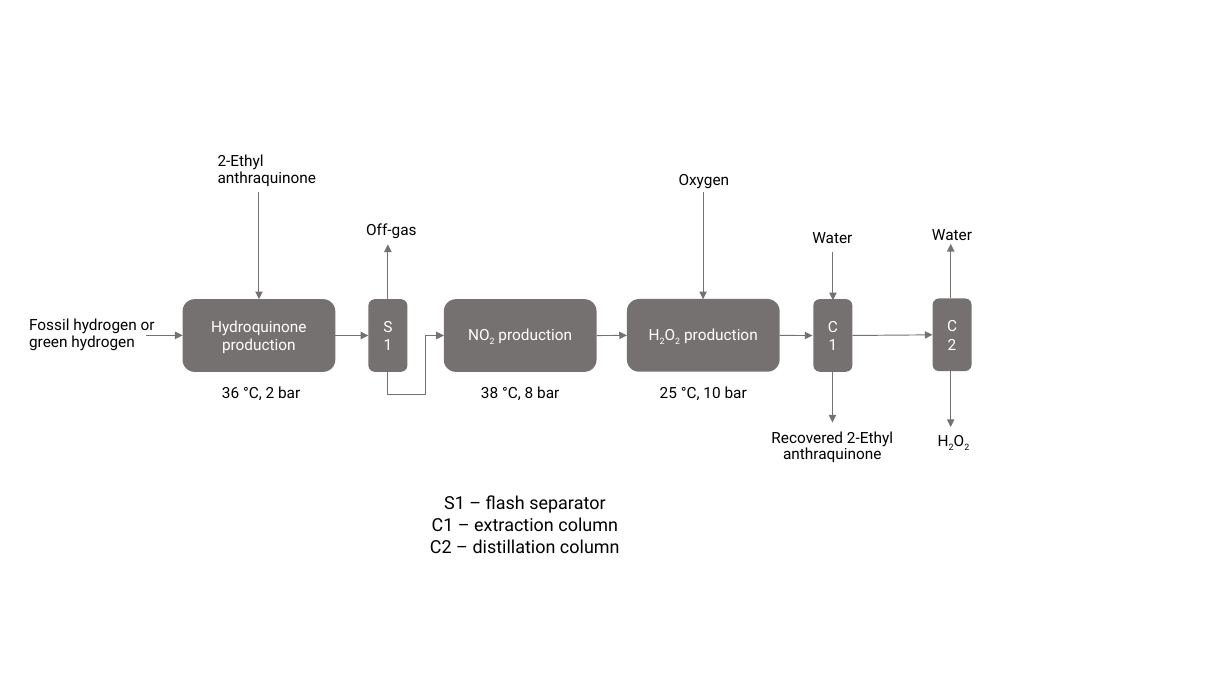
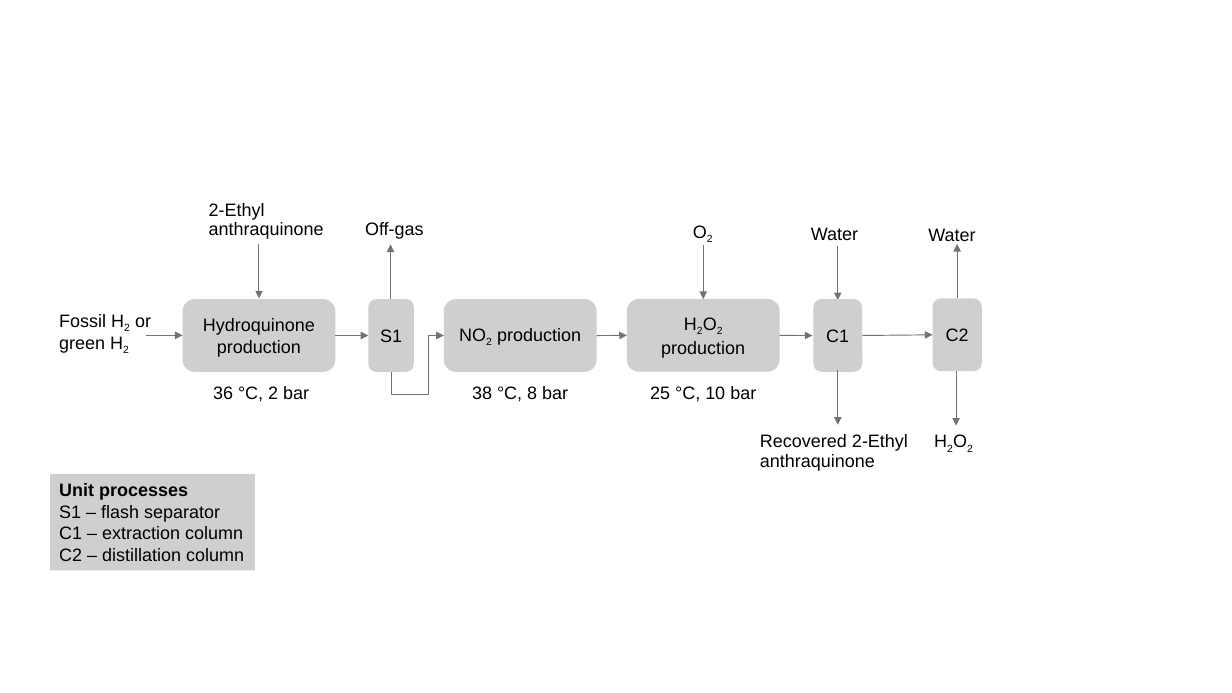
Before and after one commit to abhix2704/Nitrous-oxide-production, a slide deck: slide 3 of results/plots/simulations.pptx. Drawn at 1232x693 pixels with LibreOffice and Linux fonts; fonts in the diff are those of the drawing. Boxes give left, top, right and bottom in pixels: in the first picture for what was removed or moved away, otherwise in the second. Text is boxed around its words. In the diff, an @@ line names an element or a change of style, - is before the commit and + after.

```diff
--- a/results/plots/simulations.pptx
+++ b/results/plots/simulations.pptx
@@ text at (679,174,730,189): text changed; size 12 to 14 pt; font Roboto to Arial @@
-Oxygen
+O2
@@ size 12 to 14 pt, font Roboto to Arial in 8 elements at (213,386,309,402), (650,386,756,402), (472,386,568,402), (928,228,975,245), (877,420,1030,464), (811,227,858,240), (365,222,424,239), (209,203,324,239) @@
@@ text "2-Ethyl anthraquinone": place and size @@
-text "2-Ethyl anthraquinone" at (218,154,316,186)
+text "2-Ethyl anthraquinone" at (209,203,324,239)
@@ arrow moved from (259, 192) - (259, 299) to (259, 244) - (259, 299) @@
@@ arrow moved from (703, 192) - (703, 299) to (703, 245) - (703, 299) @@
@@ arrow moved from (833, 252) - (833, 300) to (838, 246) - (838, 300) @@
@@ arrow moved from (951, 299) - (951, 244) to (958, 299) - (958, 244) @@
@@ rounded rectangle "S1": place and size @@
-rounded rectangle "S1" at (369,299,408,372)
+rounded rectangle "S1" at (369,299,414,372)
@@ size 12 to 14 pt, font Roboto to Arial, text colour #FFFFFF to #000000; fill #767171 to #D0CECE in 6 elements at (183,299,335,372), (627,299,779,372), (444,299,596,372), (369,299,414,372), (933,299,982,372), (813,299,862,372) @@
@@ rounded rectangle "C1": place and size @@
-rounded rectangle "C1" at (813,299,852,372)
+rounded rectangle "C1" at (813,299,862,372)
@@ rounded rectangle "C2": place and size @@
-rounded rectangle "C2" at (933,299,971,372)
+rounded rectangle "C2" at (933,299,982,372)
@@ text at (59,314,151,353): text changed; size 12 to 14 pt; font Roboto to Arial @@
-Fossil hydrogen or green hydrogen
+Fossil H2 or green H2
@@ elbow arrow (391, 372) - (444, 335): route changed @@
@@ arrow moved from (853, 335) - (933, 335) to (862, 335) - (933, 335) @@
@@ arrow moved from (833, 366) - (833, 422) to (838, 371) - (838, 425) @@
@@ arrow moved from (951, 371) - (951, 427) to (957, 372) - (957, 426) @@
@@ text "Recovered 2-Ethyl anthraquinone" at (760,434,908,471): size 12 to 14 pt, font Roboto to Arial; alignment centre to left @@
@@ rectangle "Unit processes": place and size @@
-rectangle "Unit processes" at (430,495,620,553)
+rectangle "Unit processes" at (50,474,255,570)
@@ rectangle "Unit processes" at (50,474,255,570): fill none to #D0CECE @@
@@ text in rectangle at (59,483,188,500): paragraph added @@
+Unit processes
@@ text in rectangle at (59,505,244,561): font Roboto to Arial in "S1 – flash separator", "C1 – extraction column", "C2 – distillation column"; alignment centre to left @@
```
Also in this commit, not shown: 4 other slides changed, 58 other files.
